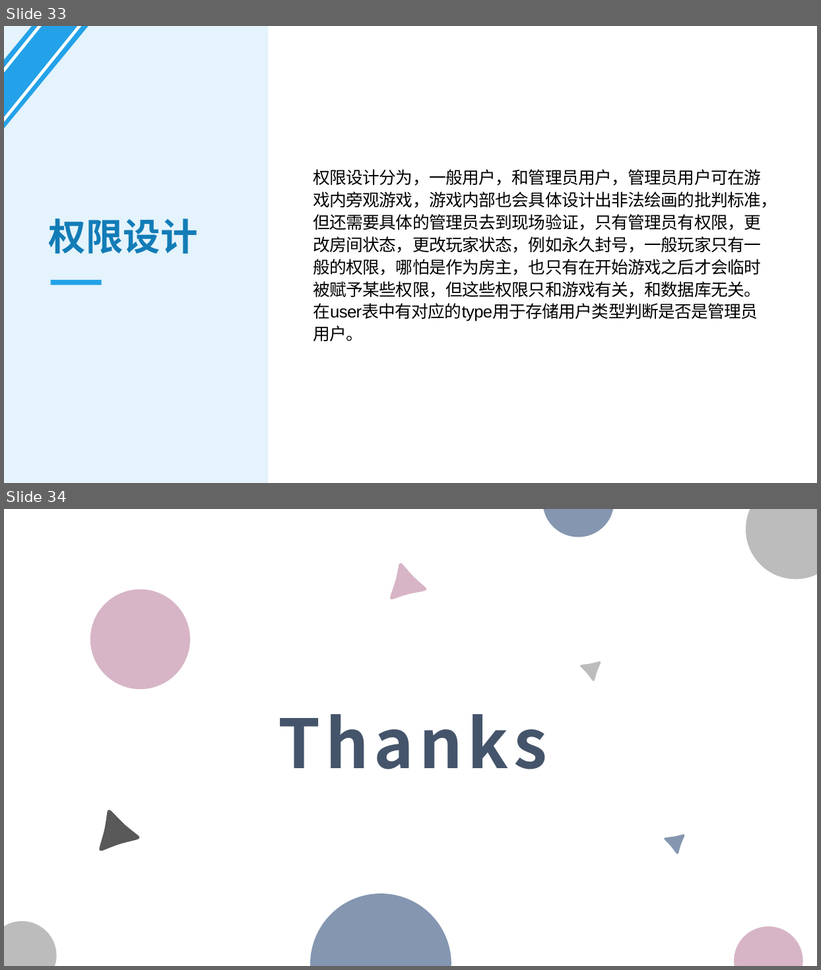
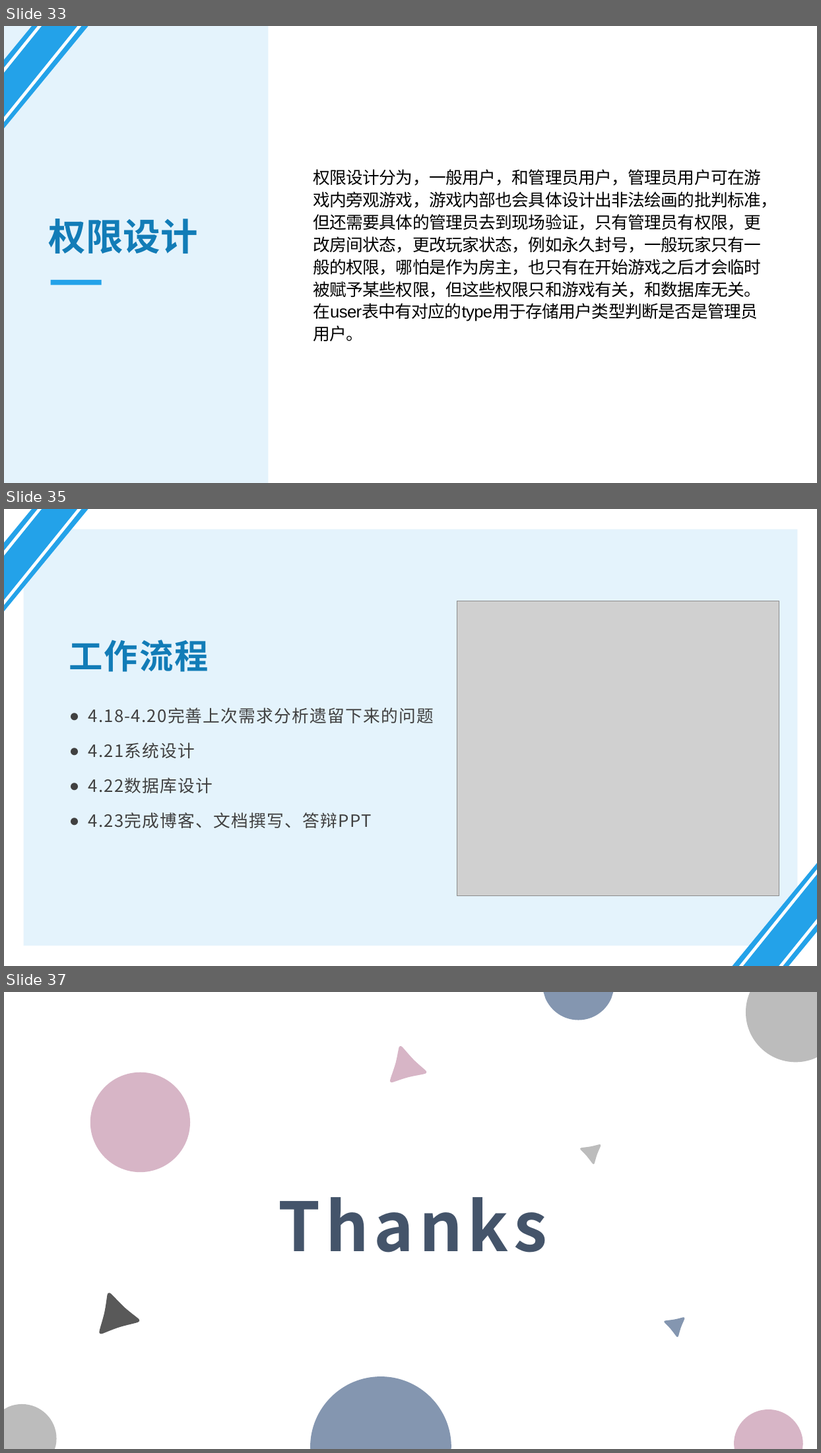
Before and after one commit to wugui1/Draw-and-guess, a slide deck: 第4次作业/系统设计和数据库设计答辩PPT.pptx. Shown one above the other, each under a label of ours: slides 33 and 34 before the commit, slides 33, 35 and 37 after it; the slides between them are not shown. The pictures are 821x970 and 821x1453 pixels, drawn with LibreOffice and Linux fonts; fonts in the diff are those of the drawing; grey boxes stand for pictures. Boxes give left, top, right and bottom in pixels: in the first picture for what was removed or moved away, otherwise in the second. Text is boxed around its words. In the diff, an @@ line names an element or a change of style, - is before the commit and + after.

```diff
--- a/第4次作业/系统设计和数据库设计答辩PPT.pptx
+++ b/第4次作业/系统设计和数据库设计答辩PPT.pptx
@@ slide 35 added at (4,509,817,966), background #FFFFFF @@
@@ freeform shape added at (4,509,88,612), fill #23A2E9 @@
@@ freeform shape added at (4,509,82,606), fill #FFFFFF @@
@@ freeform shape added at (4,509,42,557), fill #FFFFFF @@
@@ rectangle added at (24,529,797,946), fill #E4F3FC @@
@@ picture added at (457,601,779,896) @@
@@ text added at (69,640,209,672), 40 pt, text #127CB7, bold @@
+工作流程
@@ text added at (88,708,434,828), 20 pt, text #404040 @@
+● 4.18-4.20完善上次需求分析遗留下来的问题
+● 4.21系统设计
+● 4.22数据库设计
+● 4.23完成博客、文档撰写、答辩PPT
@@ freeform shape added at (733,863,817,966), fill #23A2E9 @@
@@ freeform shape added at (739,869,817,966), fill #FFFFFF @@
@@ freeform shape added at (780,920,817,966), fill #FFFFFF @@
@@ what was slide 34 is now slide 37 @@
```
Also in this commit, not shown: 2 other slides added, 1 other file.
